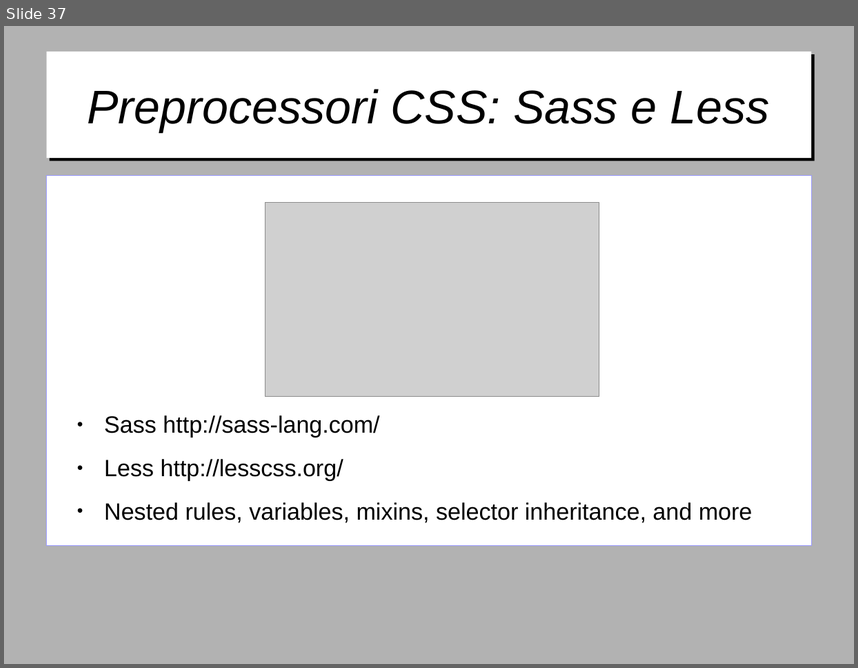
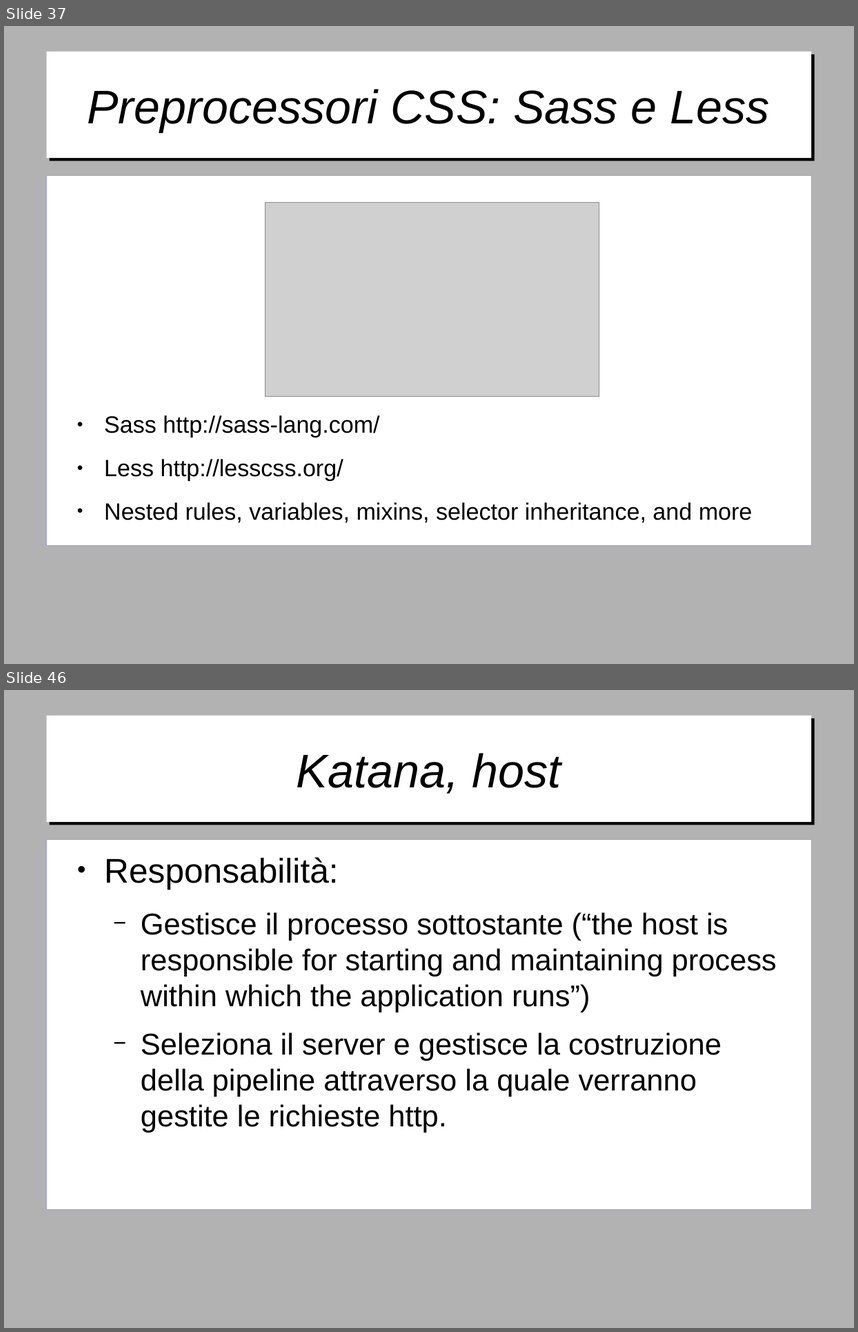
Before and after one commit to gitfer/ARXCourse, a slide deck: ARXCourse.odp. Shown one above the other, each under a label of ours: slide 37 before the commit, slides 37 and 46 after it; the slides between them are not shown. The pictures are 858x668 and 858x1332 pixels, drawn with LibreOffice and Linux fonts; fonts in the diff are those of the drawing; grey boxes stand for pictures; background and template pictures are left out. Boxes give left, top, right and bottom in pixels: in the first picture for what was removed or moved away, otherwise in the second. Text is boxed around its words. In the diff, an @@ line names an element or a change of style, - is before the commit and + after.

Commit message:
Aggiunta appendice su OWIN e Katana

```diff
--- a/ARXCourse.odp
+++ b/ARXCourse.odp
@@ slide 46 added at [4, 690, 854, 1328], background #B2B2B2 @@
@@ title added at [46, 716, 812, 822], fill #FFFFFF, 44 pt, text #000000, italic @@
+Katana, host
@@ text added at [46, 839, 812, 1209], fill #FFFFFF, outline #9999FF 0 pt, 28 pt, text #000000 @@
+● Responsabilità:
+  − Gestisce il processo sottostante (“the host is responsible for starting and maintaining process within which the application runs”)
+  − Seleziona il server e gestisce la costruzione della pipeline attraverso la quale verranno gestite le richieste http.
```
Also in this commit, not shown: 1 slide changed, 15 other slides added.
